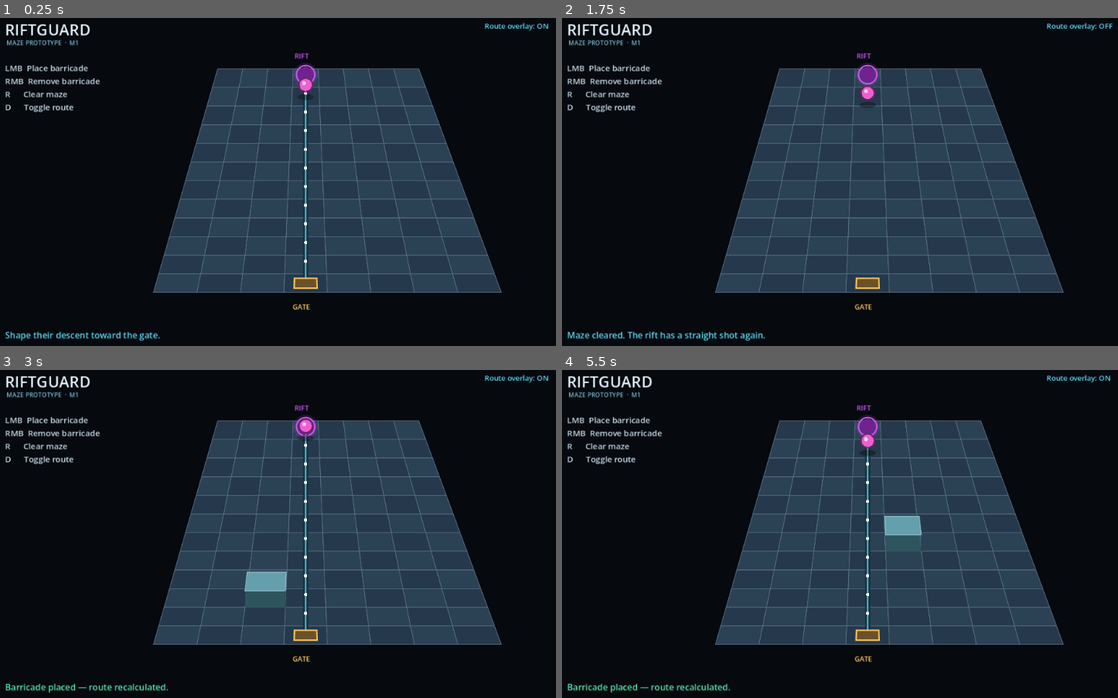
Above: before the commit, frames 1-4 (two rows, left to right).
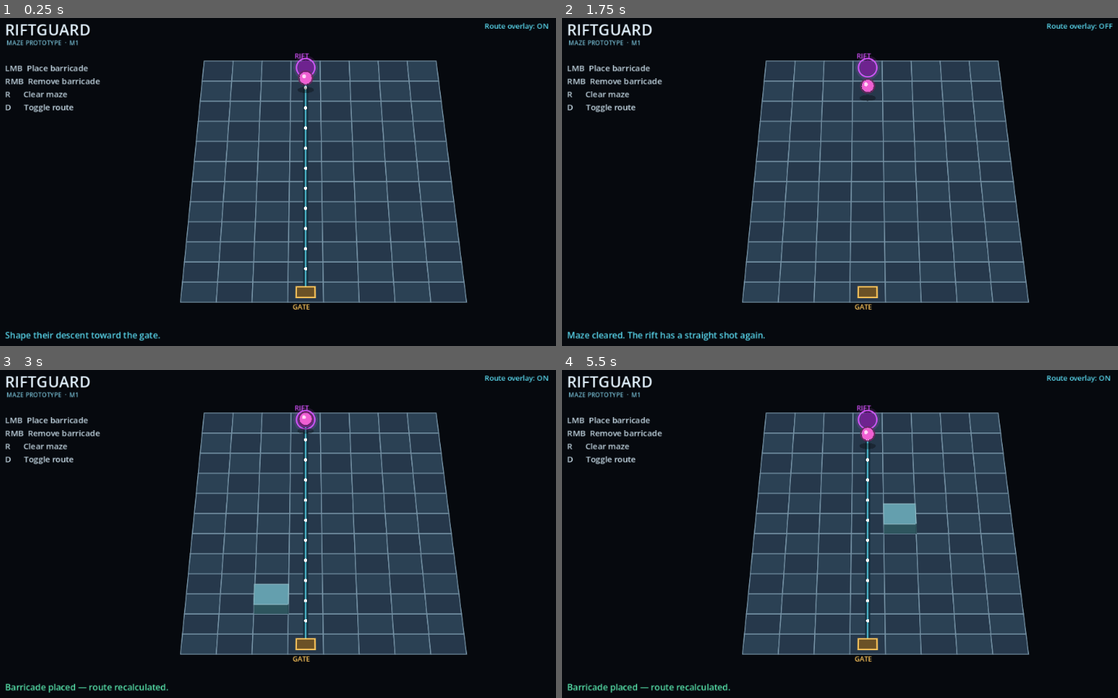
Above: after the commit, the same moments.

Repository: Jotep-boop/Riftguard
Game: Godot game, scene res://main/main.tscn
Two runs of this game, one before a commit and one after it. Both use one fixed random seed, a clock stepped at 60 frames per second and the inputs below.
Inputs (mouse positions are in pixels of both pictures, inside the frame that each line leads up to):
- Up to frame 1 (0.25 s): no input
- Up to frame 2 (1.75 s): tap Enter at 0.5 s; move the mouse to (1001, 165) at 0.52 s; hold D 0.53-1.28 s; tap R at 0.6, 1.35 s; click (1001, 165) at 0.67 s; move the mouse to (739, 198) at 1.27 s
- Up to frame 3 (3 s): move the mouse to (361, 458) at 2.02 s; hold D from 2.03 s (still down); tap R at 2.1, 2.85 s; move the mouse to (272, 602) at 2.77 s; click (272, 602) at 2.92 s
- Up to frame 4 (5.5 s): move the mouse to (1045, 586) at 3.52 s; release D at 3.53 s; tap R at 3.6, 4.35, 5.1 s; move the mouse to (678, 481) at 4.27 s; move the mouse to (895, 534) at 5.02 s; click (895, 534) at 5.17 s

The runs differ from the first frame. In frame 1, 11% of the frame differs, in the area x 27-91%, y 11-87%; in frame 2, 12%; in frame 3, 12%; in frame 4, 12%.

Commit message:
fix: raise camera pitch for maze readability

Diff:
--- a/main/main.gd
+++ b/main/main.gd
@@ -6,16 +6,16 @@
 const START_CELL := Vector2i(0, 3)
 const GOAL_CELL := Vector2i(11, 3)
 const BOARD_CENTER_X := 650.0
-const BOARD_TOP_Y := 126.0
-const BOARD_BOTTOM_Y := 590.0
-const TOP_CELL_WIDTH := 52.0
-const BOTTOM_CELL_WIDTH := 90.0
-const BLOCK_HEIGHT := 34.0
+const BOARD_TOP_Y := 110.0
+const BOARD_BOTTOM_Y := 610.0
+const TOP_CELL_WIDTH := 60.0
+const BOTTOM_CELL_WIDTH := 74.0
+const BLOCK_HEIGHT := 20.0
 const ENEMY_SPEED := 125.0
 
 const COLOR_FLOOR_A := Color("#26384b")
 const COLOR_FLOOR_B := Color("#2b4154")
-const COLOR_GRID := Color("#587084")
+const COLOR_GRID := Color("#7693a6")
 const COLOR_ROUTE := Color("#59d8ee")
 const COLOR_VALID := Color("#58e6ad")
 const COLOR_INVALID := Color("#ff6b74")
@@ -77,7 +77,7 @@
             var fill := COLOR_FLOOR_A if (depth + lateral) % 2 == 0 else COLOR_FLOOR_B
             var tile := _tile_polygon(cell, 1.0)
             draw_colored_polygon(tile, fill)
-            draw_polyline(_close_polygon(tile), COLOR_GRID, 1.2, true)
+            draw_polyline(_close_polygon(tile), COLOR_GRID, 1.7, true)
 
 func _draw_route() -> void:
     if board_model.route.size() < 2:
--- a/tests/smoke_test.gd
+++ b/tests/smoke_test.gd
@@ -42,5 +42,15 @@
         quit(1)
         return
 
+    var near_tile: PackedVector2Array = instance.call(
+        "_tile_polygon", instance.board_model.goal, 1.0
+    )
+    var near_cell_depth := absf(near_tile[3].y - near_tile[0].y)
+    var near_cell_width := absf(near_tile[1].x - near_tile[0].x)
+    if near_cell_depth < near_cell_width * 0.5:
+        push_error("Camera angle is too low for readable cells behind walls")
+        quit(1)
+        return
+
     print("PASS: main scene smoke test")
     quit(0)
Not shown, changed: ART.md
